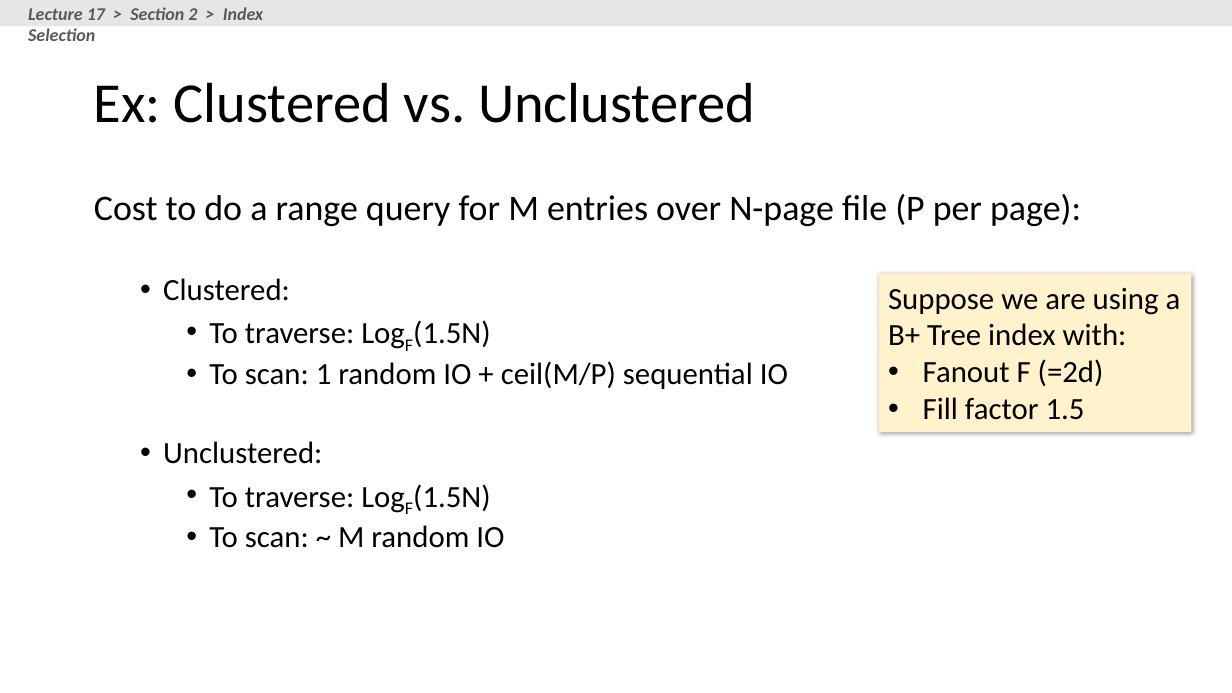
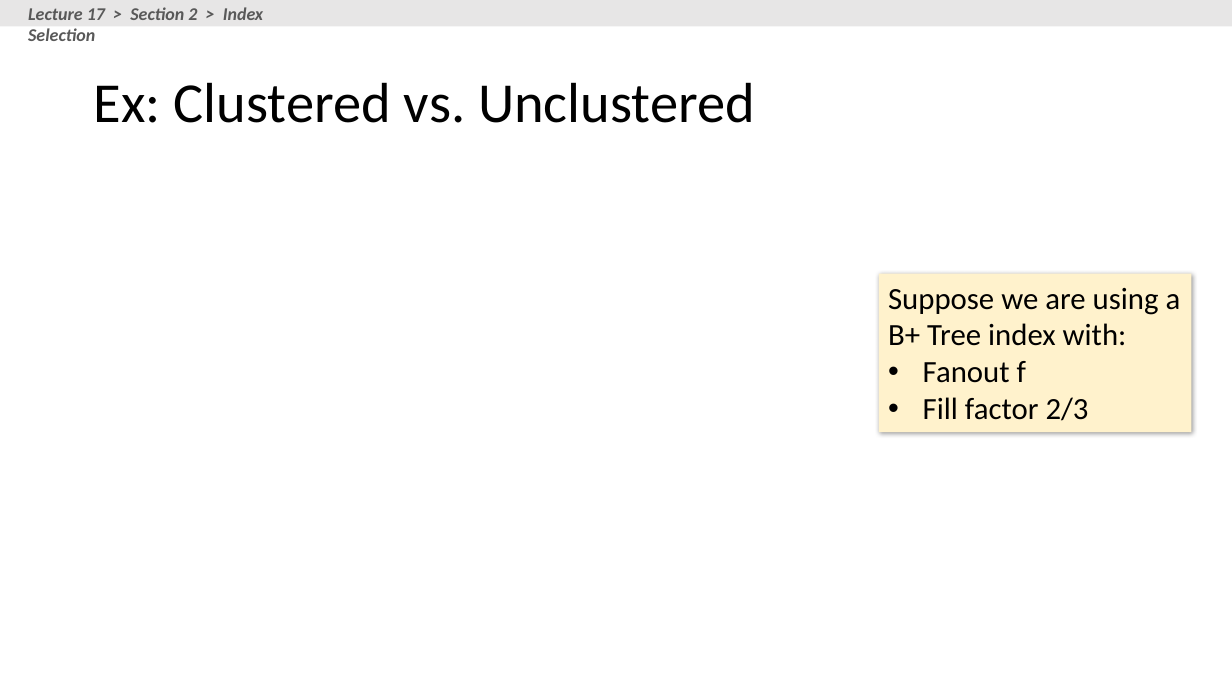
Before and after one commit to XIEQ/cs145-notebooks, a slide deck: slide 32 of lecture-17/Lecture_17_Optimization.pptx. Drawn at 1232x693 pixels with LibreOffice and Linux fonts; fonts in the diff are those of the drawing; grey boxes stand for pictures. Boxes give left, top, right and bottom in pixels: in the first picture for what was removed or moved away, otherwise in the second. Text is boxed around its words. In the diff, an @@ line names an element or a change of style, - is before the commit and + after.

Commit message:
Fixed small bug on slide about clustered / unclustered

```diff
--- a/lecture-17/Lecture_17_Optimization.pptx
+++ b/lecture-17/Lecture_17_Optimization.pptx
@@ text removed at (x1=94, y1=194, x2=1081, y2=548) @@
-Cost to do a range query for M entries over N-page file (P per page):
-  • Clustered:
-    • To traverse: LogF(1.5N)
-    • To scan: 1 random IO + ceil(M/P) sequential IO
-  • Unclustered:
-    • To traverse: LogF(1.5N)
-    • To scan: ~ M random IO
@@ text in rectangle at (x1=923, y1=361, x2=1089, y2=421): text changed @@
-• Fanout F (=2d)
-• Fill factor 1.5
+• Fanout f
+• Fill factor 2/3
```
Also in this commit, not shown: 1 other slide changed, 1 other file.
